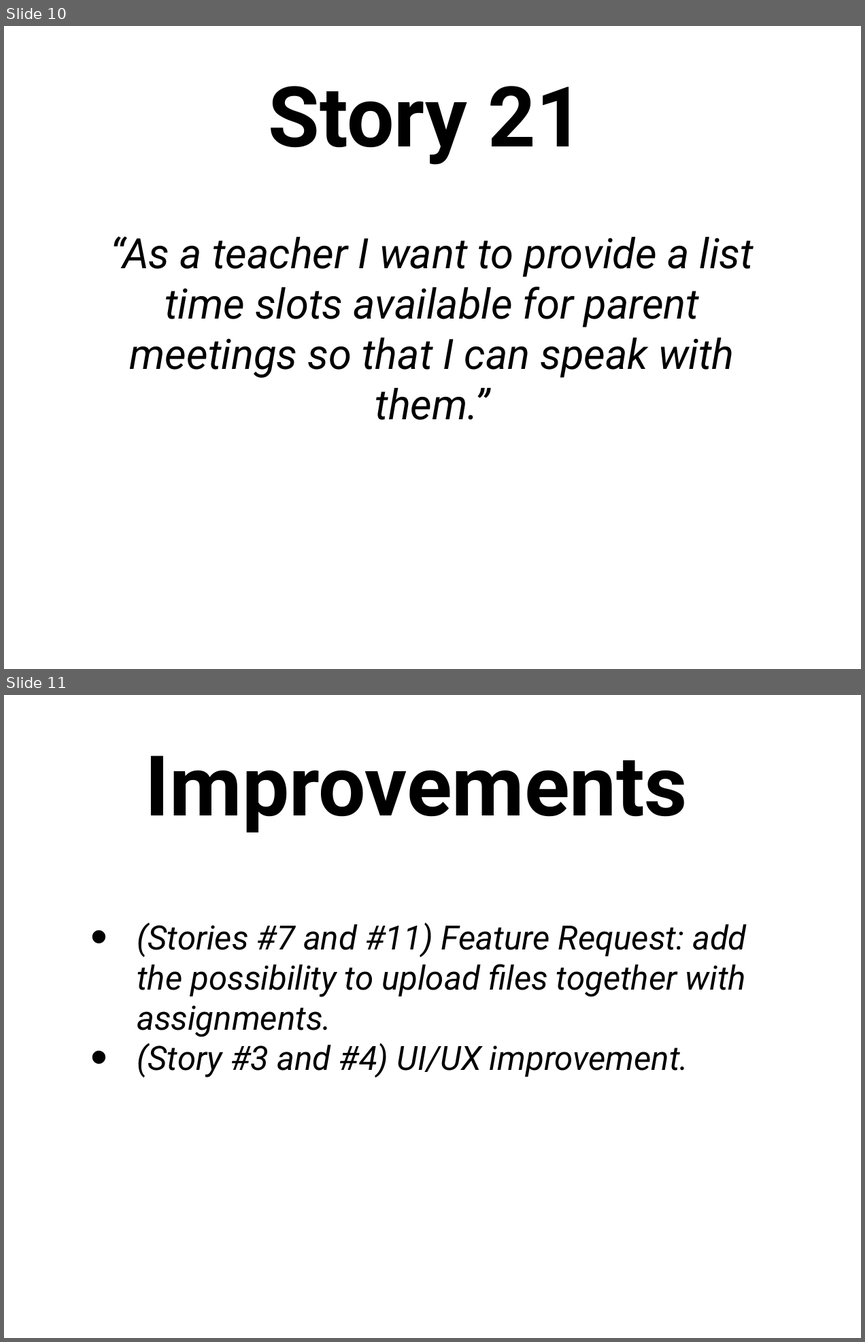
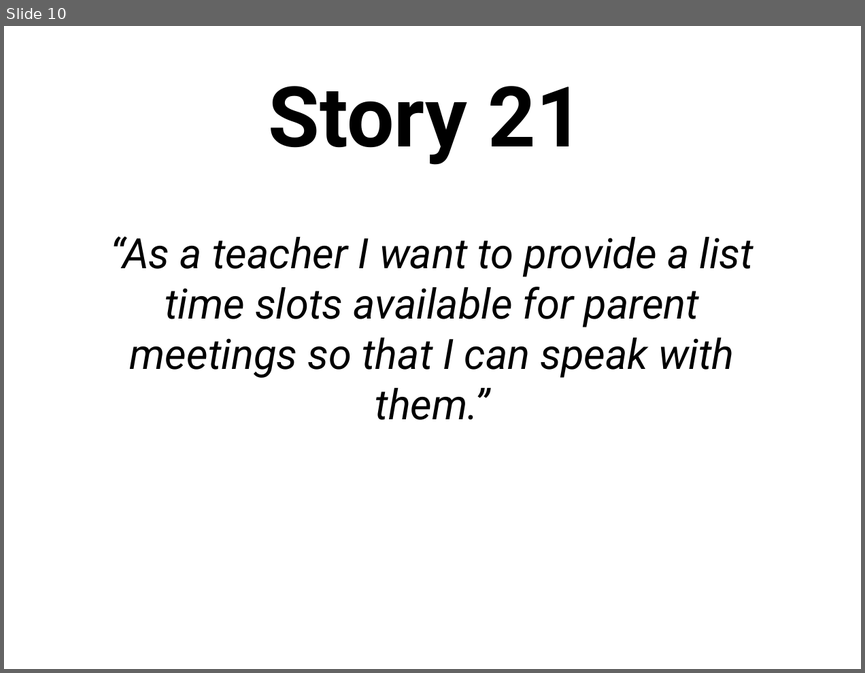
Before and after one commit to Piryus/Electronic_Student_Record_Management_System, a slide deck: Presentations/Sprint #3 Demo Presentation.pptx. Shown one above the other, each under a label of ours: slides 10 and 11 before the commit, slide 10 after it. The pictures are 865x1342 and 865x673 pixels, drawn with LibreOffice and Linux fonts; fonts in the diff are those of the drawing. Boxes give left, top, right and bottom in pixels: in the first picture for what was removed or moved away, otherwise in the second. Text is boxed around its words. In the diff, an @@ line names an element or a change of style, - is before the commit and + after.

Commit message:
Sprint #3 Presentation PowerPoint file. Final Version.

```diff
--- a/Presentations/Sprint #3 Demo Presentation.pptx
+++ b/Presentations/Sprint #3 Demo Presentation.pptx
@@ slide 11 removed at (4, 695, 861, 1338), background #FFFFFF @@
@@ text removed at (145, 756, 687, 832) @@
-Improvements
@@ text removed at (137, 922, 747, 1077) @@
-• (Stories #7 and #11) Feature Request: add the possibility to upload files together with assignments.
-• (Story #3 and #4) UI/UX improvement.
```
